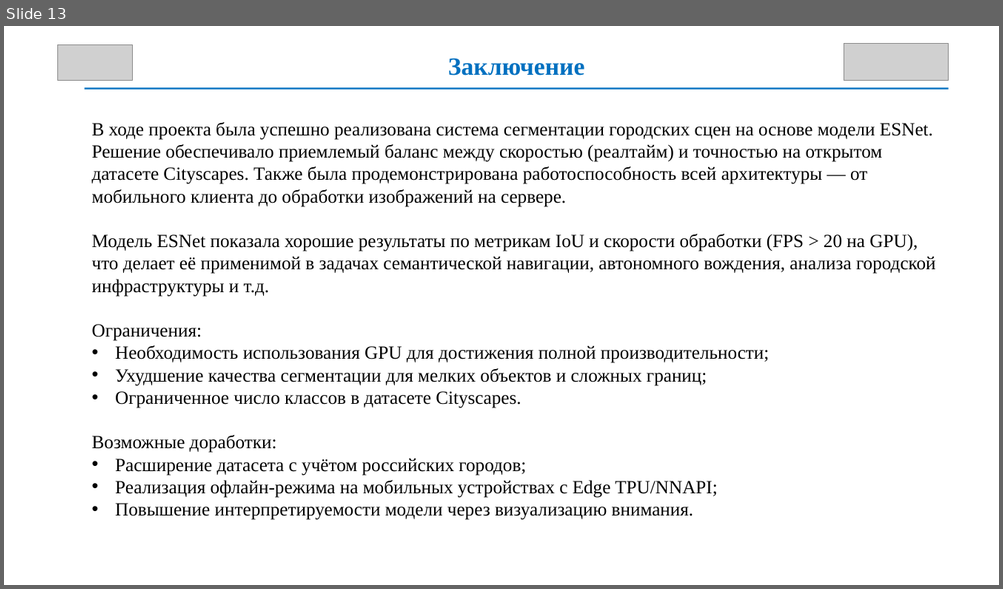
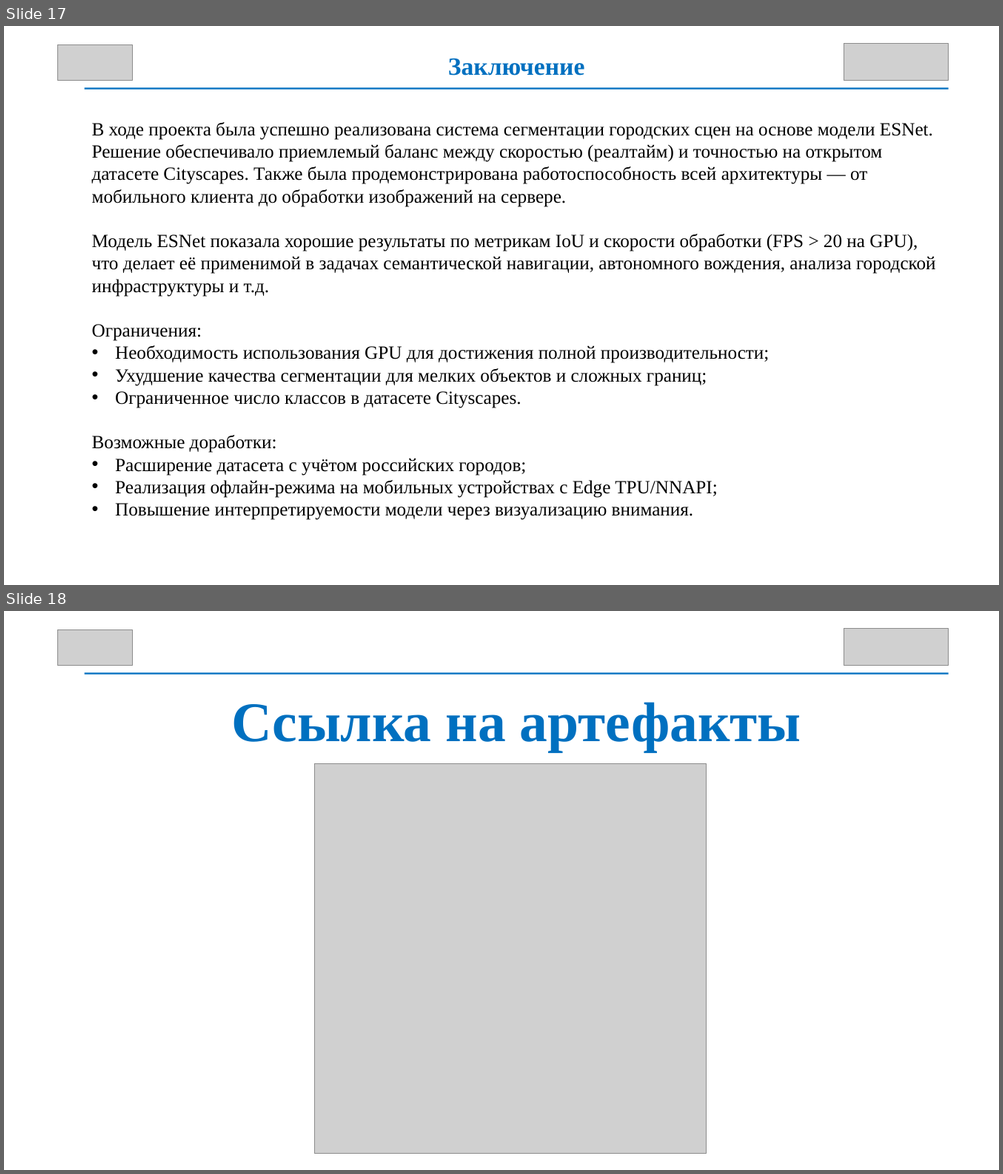
Before and after one commit to lloppy/segmentation, a slide deck: Dpo.pptx. Shown one above the other, each under a label of ours: slide 13 before the commit, slides 17 and 18 after it. The pictures are 1003x589 and 1003x1174 pixels, drawn with LibreOffice and Linux fonts; fonts in the diff are those of the drawing; grey boxes stand for pictures. Boxes give left, top, right and bottom in pixels: in the first picture for what was removed or moved away, otherwise in the second. Text is boxed around its words. In the diff, an @@ line names an element or a change of style, - is before the commit and + after.

```diff
--- a/Dpo.pptx
+++ b/Dpo.pptx
@@ slide 18 added at [4, 611, 999, 1170], background #FFFFFF @@
@@ picture added at [57, 629, 131, 666] @@
@@ picture added at [843, 629, 948, 666] @@
@@ rectangle added at [85, 673, 948, 675], fill #0070C0 @@
@@ text added at [231, 702, 801, 752], 54 pt, text #0070C0, bold @@
+Ссылка на артефакты
@@ picture added at [315, 764, 706, 1154] @@
@@ what was slide 13 is now slide 17 @@
```
Also in this commit, not shown: 4 slides changed, 5 other slides added, 1 slide removed, 1 other file.
